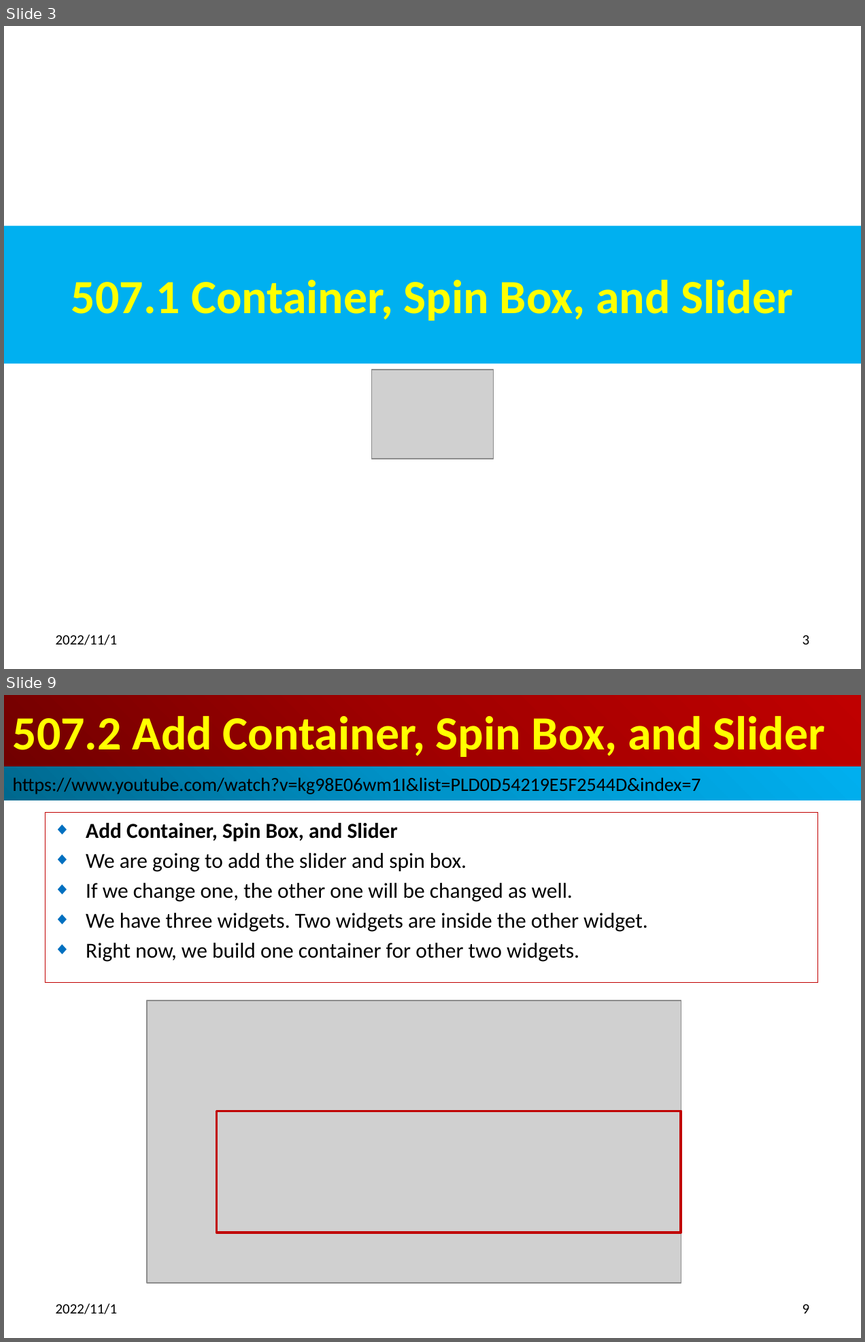
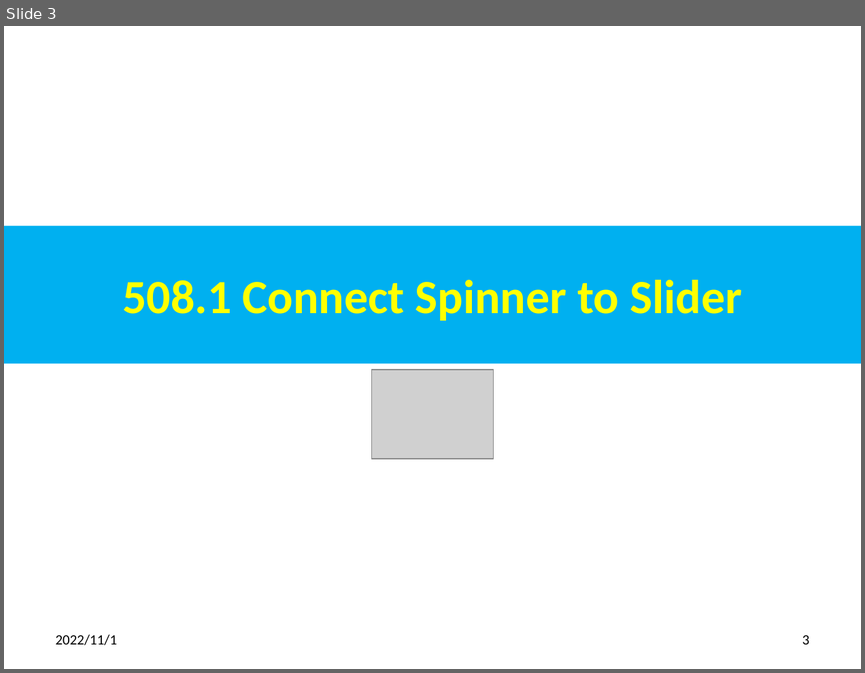
Before and after one commit to peterhchen/012_Qt, a slide deck: 508_Sync_Widgets_Layout.pptx. Shown one above the other, each under a label of ours: slides 3 and 9 before the commit, slide 3 after it; the slides between them are not shown. The pictures are 865x1342 and 865x673 pixels, drawn with LibreOffice and Linux fonts; fonts in the diff are those of the drawing; grey boxes stand for pictures. Boxes give left, top, right and bottom in pixels: in the first picture for what was removed or moved away, otherwise in the second. Text is boxed around its words. In the diff, an @@ line names an element or a change of style, - is before the commit and + after.

```diff
--- a/508_Sync_Widgets_Layout.pptx
+++ b/508_Sync_Widgets_Layout.pptx
@@ slide 9 removed at [4, 695, 861, 1338], background #FFFFFF @@
@@ title removed at [4, 695, 861, 767] @@
-507.2 Add Container, Spin Box, and Slider
@@ rectangle removed at [4, 767, 861, 800] @@
-https://www.youtube.com/watch?v=kg98E06wm1I&list=PLD0D54219E5F2544D&index=7
@@ subtitle removed at [45, 813, 818, 983] @@
-◆ Add Container, Spin Box, and Slider
-◆ We are going to add the slider and spin box.
-◆ If we change one, the other one will be changed as well.
-◆ We have three widgets. Two widgets are inside the other widget.
-◆ Right now, we build one container for other two widgets.
@@ picture removed at [147, 1000, 681, 1282] @@
@@ rectangle removed at [216, 1110, 681, 1232] @@
@@ text removed at [56, 1303, 118, 1314] @@
-2022/11/1
@@ page number removed at [802, 1304, 810, 1313] @@
-9
@@ slide 3 changed as well @@
@@ title at [122, 280, 742, 320]: text changed @@
-507.1 Container, Spin Box, and Slider
+508.1 Connect Spinner to Slider
```
Also in this commit, not shown: 5 other slides changed, 12 slides added, 3 other slides removed, 1 other file.
